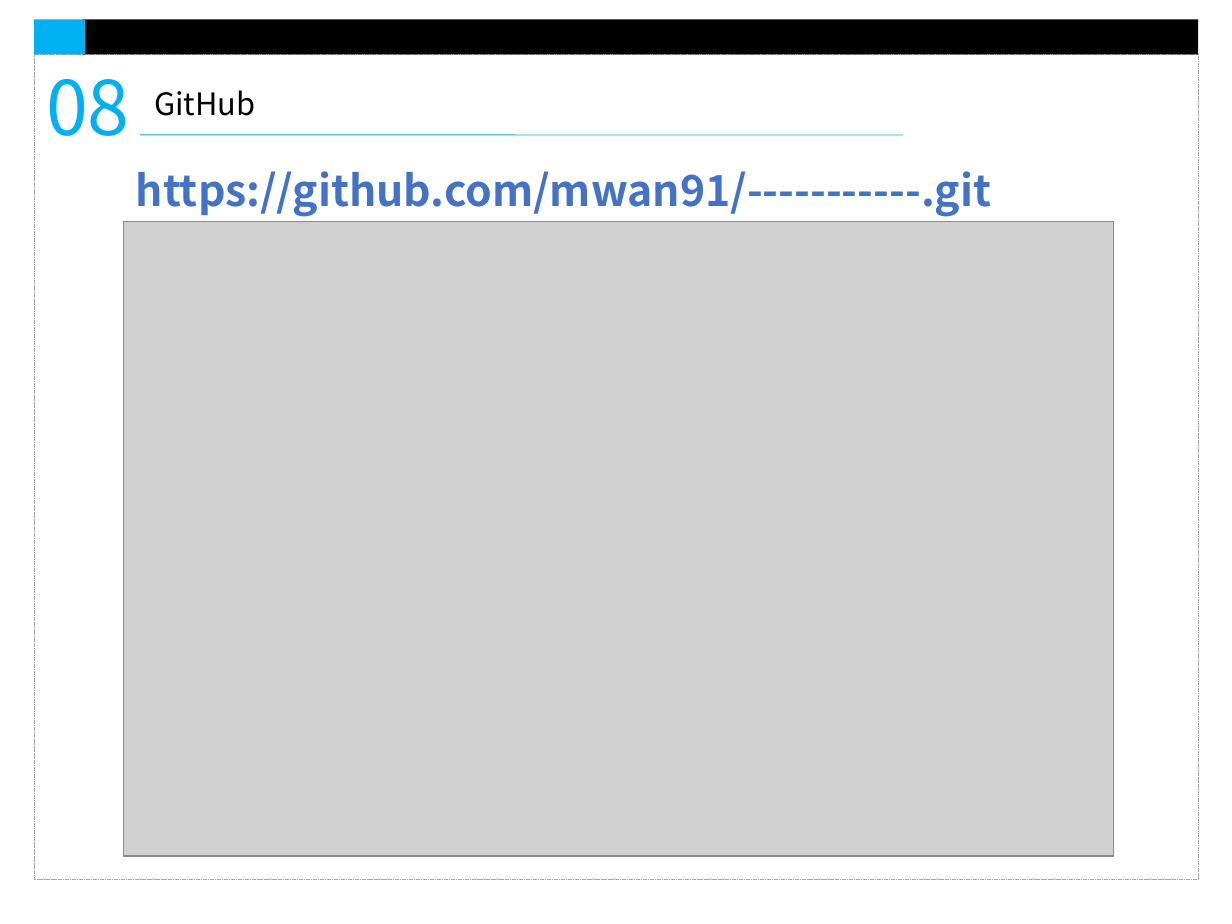
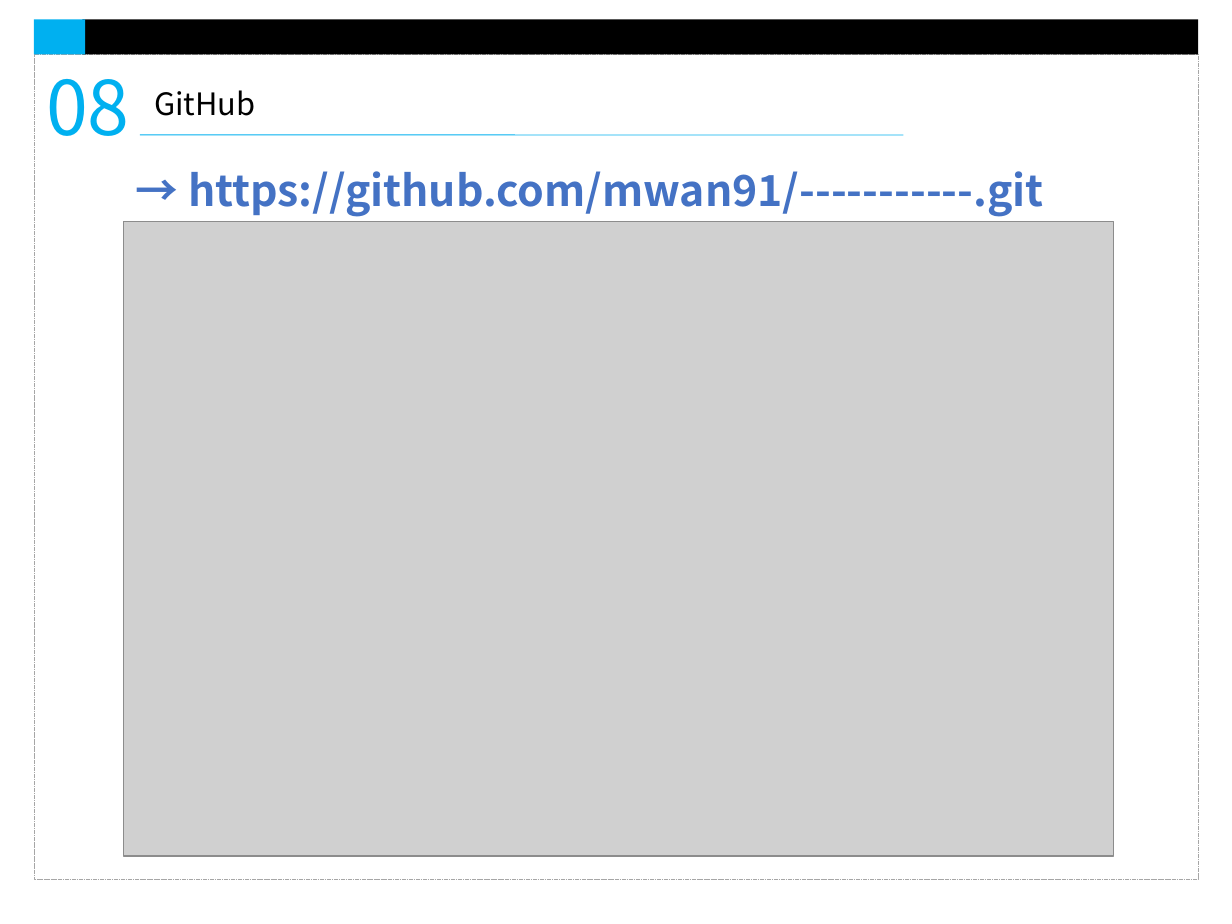
Before and after one commit to mwan91/-----------, a slide deck: slide 17 of 최종)온라인 화상 면접 웹애플리케이션.pptx. Drawn at 1232x924 pixels with LibreOffice and Linux fonts; fonts in the diff are those of the drawing; grey boxes stand for pictures. Boxes give left, top, right and bottom in pixels: in the first picture for what was removed or moved away, otherwise in the second. Text is boxed around its words. In the diff, an @@ line names an element or a change of style, - is before the commit and + after.

```diff
--- a/최종)온라인 화상 면접 웹애플리케이션.pptx
+++ b/최종)온라인 화상 면접 웹애플리케이션.pptx
@@ text at box(188, 171, 1044, 217): text changed @@
-https://github.com/mwan91/-----------.git
+→ https://github.com/mwan91/-----------.git
```
Also in this commit, not shown: 4 other slides changed, 1 slide added.
